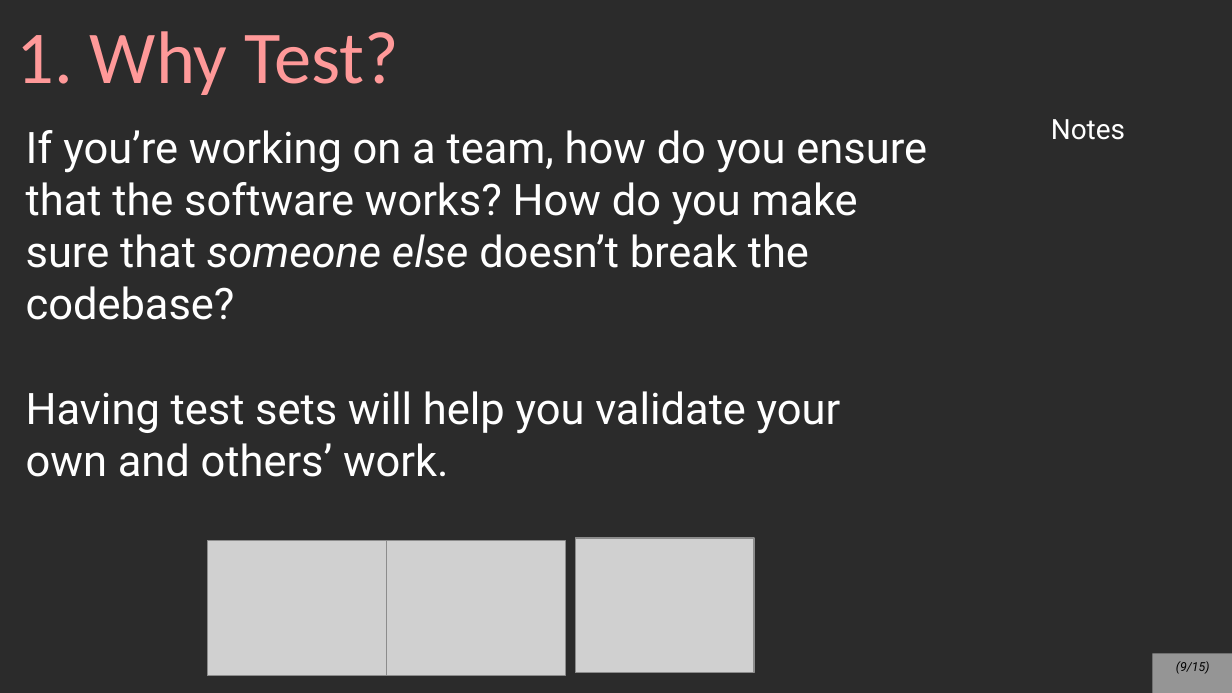
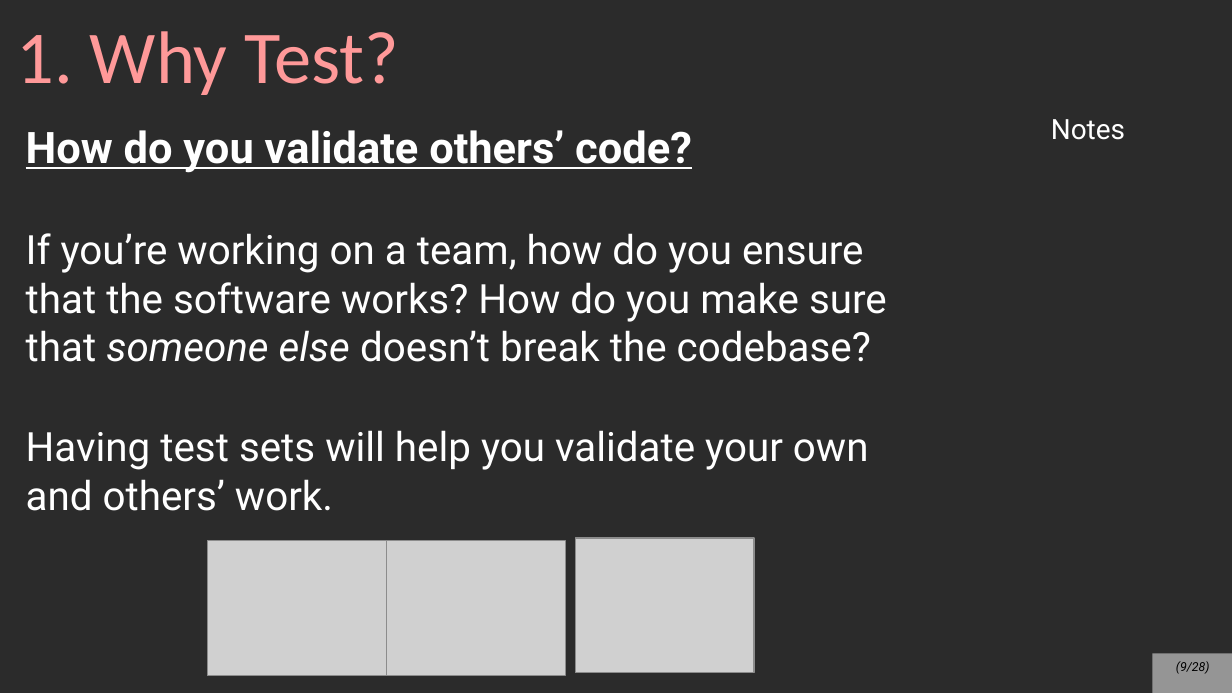
Before and after one commit to mariamhabib/CS250-Data-Structures, a slide deck: slide 9 of Lectures/Slides/Testing.odp. Drawn at 1232x693 pixels with LibreOffice and Linux fonts; fonts in the diff are those of the drawing; grey boxes stand for pictures; background and template pictures are left out; a plain dark background stands for a picture behind light text. Boxes give left, top, right and bottom in pixels: in the first picture for what was removed or moved away, otherwise in the second. Text is boxed around its words. In the diff, an @@ line names an element or a change of style, - is before the commit and + after.

```diff
--- a/Lectures/Slides/Testing.odp
+++ b/Lectures/Slides/Testing.odp
@@ text at [26, 130, 692, 173]: paragraph added @@
+How do you validate others’ code?
@@ text at [26, 233, 887, 511]: size 28 to 26 pt in "If you’re working on a team, how ...", "Having test sets will help you validate ..." @@
@@ page number at [1176, 661, 1210, 674]: text changed @@
-(9/15)
+(9/28)
```
Also in this commit, not shown: 6 other slides changed, 15 slides added, 2 slides removed, 2 other files.
